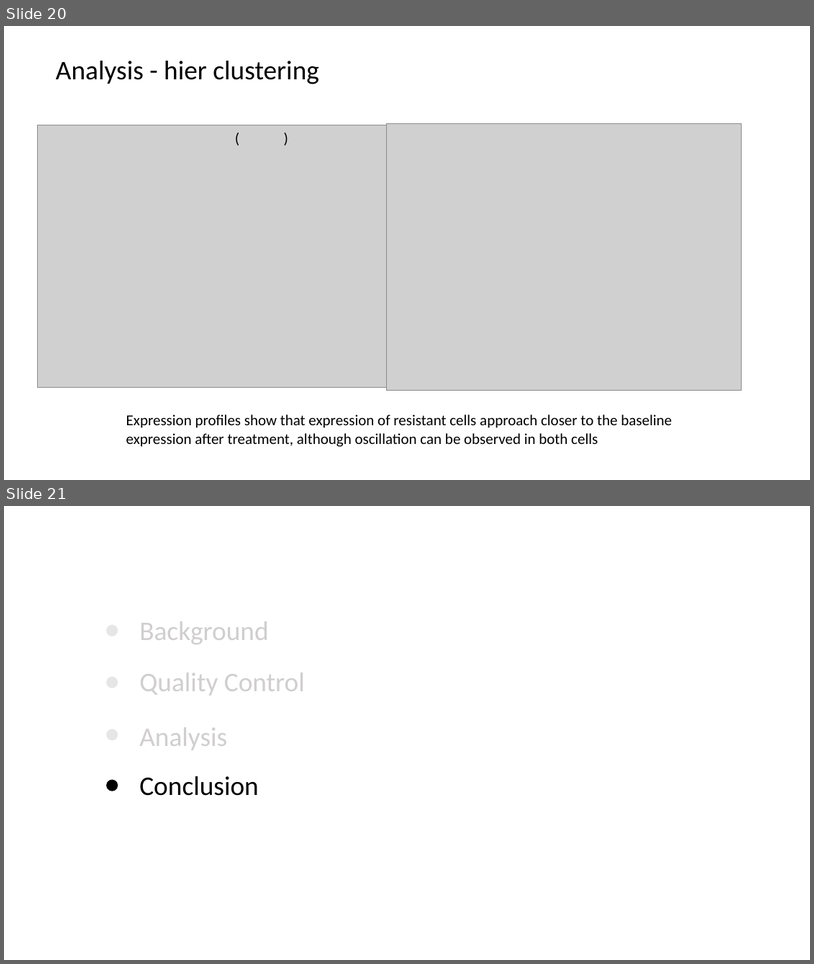
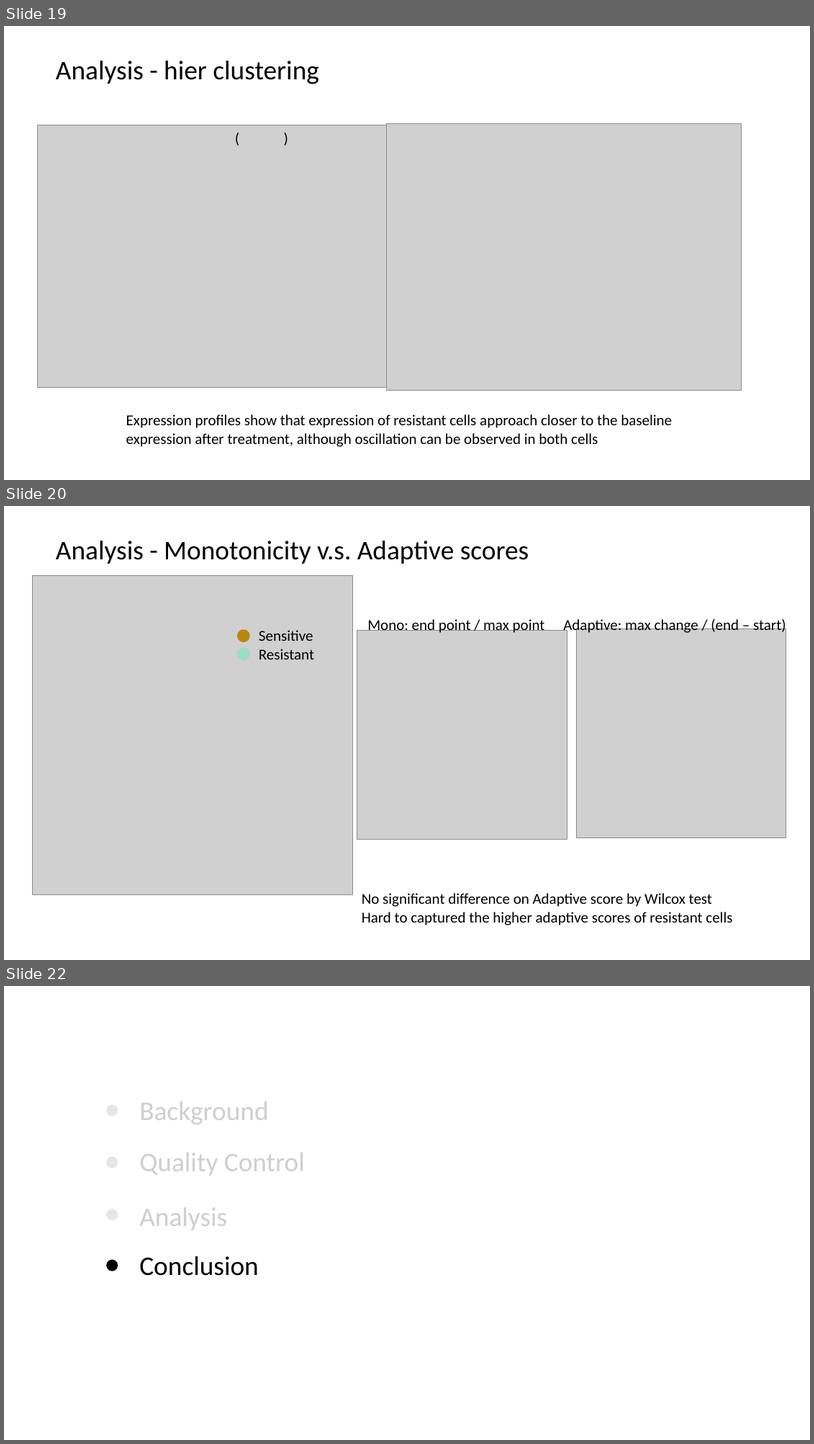
Before and after one commit to georgedashen/ANGSD_final, a slide deck: ANGSD_final.pptx. Shown one above the other, each under a label of ours: slides 20 and 21 before the commit, slides 19, 20 and 22 after it; the slides between them are not shown. The pictures are 814x964 and 814x1444 pixels, drawn with LibreOffice and Linux fonts; fonts in the diff are those of the drawing; grey boxes stand for pictures. Boxes give left, top, right and bottom in pixels: in the first picture for what was removed or moved away, otherwise in the second. Text is boxed around its words. In the diff, an @@ line names an element or a change of style, - is before the commit and + after.

```diff
--- a/ANGSD_final.pptx
+++ b/ANGSD_final.pptx
@@ slide 20 added at [4,506,810,960], background #FFFFFF @@
@@ text added at [56,541,530,564], 32 pt, text #000000 @@
+Analysis - Monotonicity v.s. Adaptive scores
@@ picture added at [32,576,353,894] @@
@@ picture added at [358,630,568,839] @@
@@ text added at [368,617,545,633], 18 pt, text #000000 @@
+Mono: end point / max point
@@ text added at [563,617,787,634], 18 pt, text #000000 @@
+Adaptive: max change / (end – start)
@@ picture added at [576,629,786,838] @@
@@ group added at [237,629,314,660]: 2 ellipses, 2 texts @@
+Sensitive
+Resistant
@@ text added at [362,893,733,925], 18 pt, text #000000 @@
+No significant difference on Adaptive score by Wilcox test
+Hard to captured the higher adaptive scores of resistant cells
@@ what was slide 20 is now slide 19 @@
@@ what was slide 21 is now slide 22 @@
```
Also in this commit, not shown: 9 slides changed, 3 other slides added, 1 other file.
